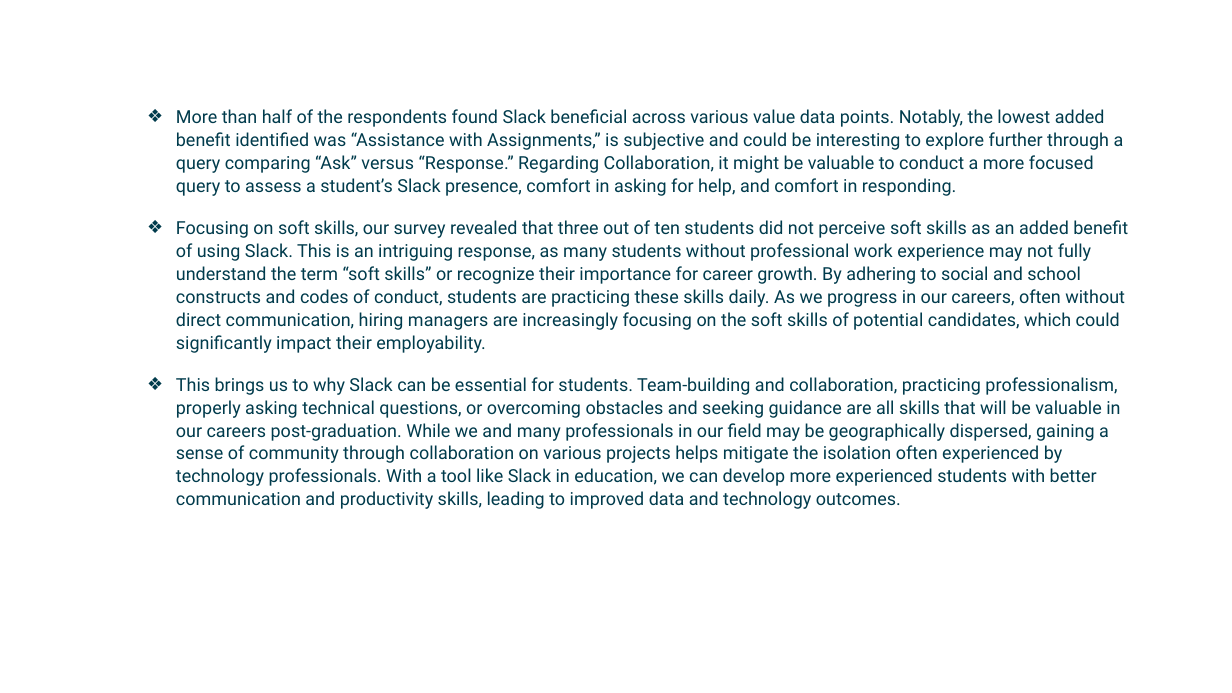
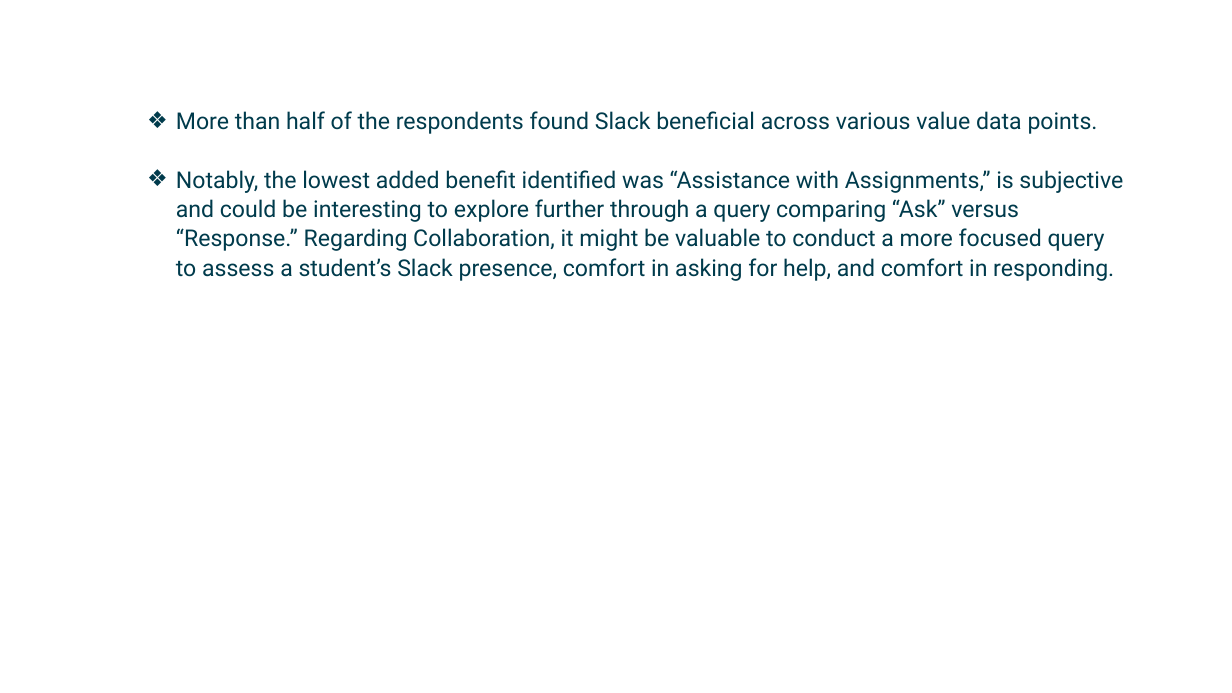
Before and after one commit to FSCJ-FacultyDev/HITEC2024, a slide deck: slide 13 of LeveragingSlackForStudentCollaboration.pptx. Drawn at 1232x693 pixels with LibreOffice and Linux fonts; fonts in the diff are those of the drawing; background and template pictures are left out. Boxes give left, top, right and bottom in pixels: in the first picture for what was removed or moved away, otherwise in the second. Text is boxed around its words. In the diff, an @@ line names an element or a change of style, - is before the commit and + after.

```diff
--- a/LeveragingSlackForStudentCollaboration.pptx
+++ b/LeveragingSlackForStudentCollaboration.pptx
@@ text at (176, 111, 1123, 281): text changed; size 14 to 18 pt @@
-❖ More than half of the respondents found Slack beneficial across various value data points. Notably, the lowest added benefit identified was “Assistance with Assignments,” is subjective and could be interesting to explore further through a query comparing “Ask” versus “Response.” Regarding Collaboration, it might be valuable to conduct a more focused query to assess a student’s Slack presence, comfort in asking for help, and comfort in responding.
-❖ Focusing on soft skills, our survey revealed that three out of ten students did not perceive soft skills as an added benefit of using Slack. This is an intriguing response, as many students without professional work experience may not fully understand the term “soft skills” or recognize their importance for career growth. By adhering to social and school constructs and codes of conduct, students are practicing these skills daily. As we progress in our careers, often without direct communication, hiring managers are increasingly focusing on the soft skills of potential candidates, which could significantly impact their employability.
-❖ This brings us to why Slack can be essential for students. Team-building and collaboration, practicing professionalism, properly asking technical questions, or overcoming obstacles and seeking guidance are all skills that will be valuable in our careers post-graduation. While we and many professionals in our field may be geographically dispersed, gaining a sense of community through collaboration on various projects helps mitigate the isolation often experienced by technology professionals. With a tool like Slack in education, we can develop more experienced students with better communication and productivity skills, leading to improved data and technology outcomes.
+❖ More than half of the respondents found Slack beneficial across various value data points.
+❖ Notably, the lowest added benefit identified was “Assistance with Assignments,” is subjective and could be interesting to explore further through a query comparing “Ask” versus “Response.” Regarding Collaboration, it might be valuable to conduct a more focused query to assess a student’s Slack presence, comfort in asking for help, and comfort in responding.
```
Also in this commit, not shown: 1 other slide changed, 7 slides added.
